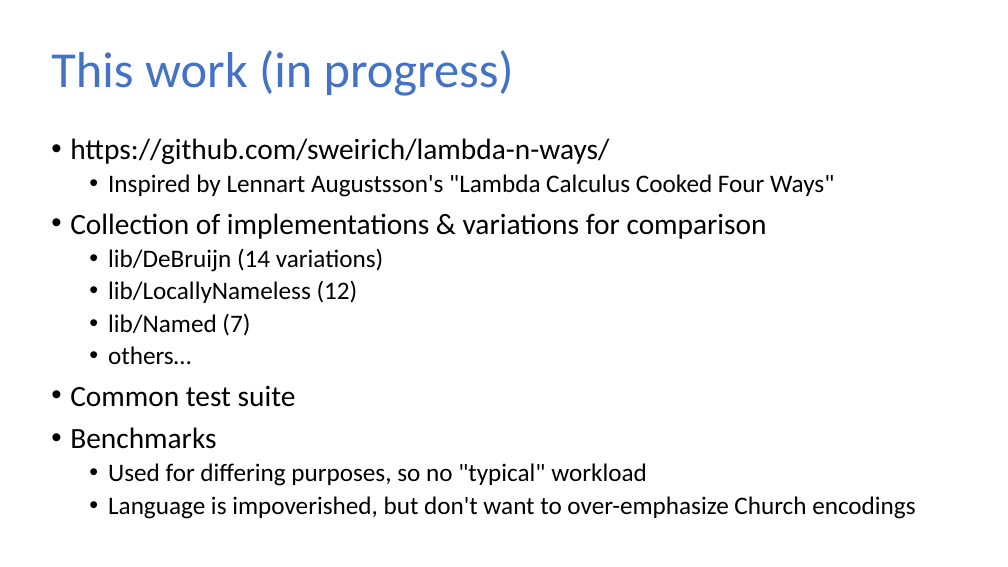
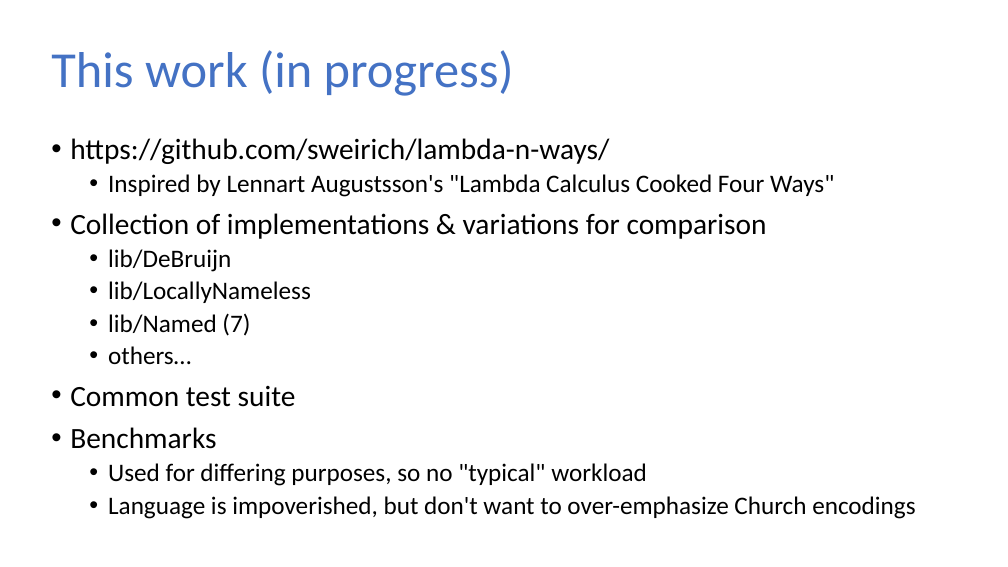
Before and after one commit to sweirich/lambda-n-ways, a slide deck: slide 7 of ifl-2021.pptx. Drawn at 1008x567 pixels with LibreOffice and Linux fonts; fonts in the diff are those of the drawing. Boxes give left, top, right and bottom in pixels: in the first picture for what was removed or moved away, otherwise in the second. Text is boxed around its words. In the diff, an @@ line names an element or a change of style, - is before the commit and + after.

```diff
--- a/ifl-2021.pptx
+++ b/ifl-2021.pptx
@@ text at <box>108,249,311,303</box>: text changed @@
-  • lib/DeBruijn (14 variations)
-  • lib/LocallyNameless (12)
+  • lib/DeBruijn
+  • lib/LocallyNameless
```
Also in this commit, not shown: 3 other slides changed, 14 other files.
